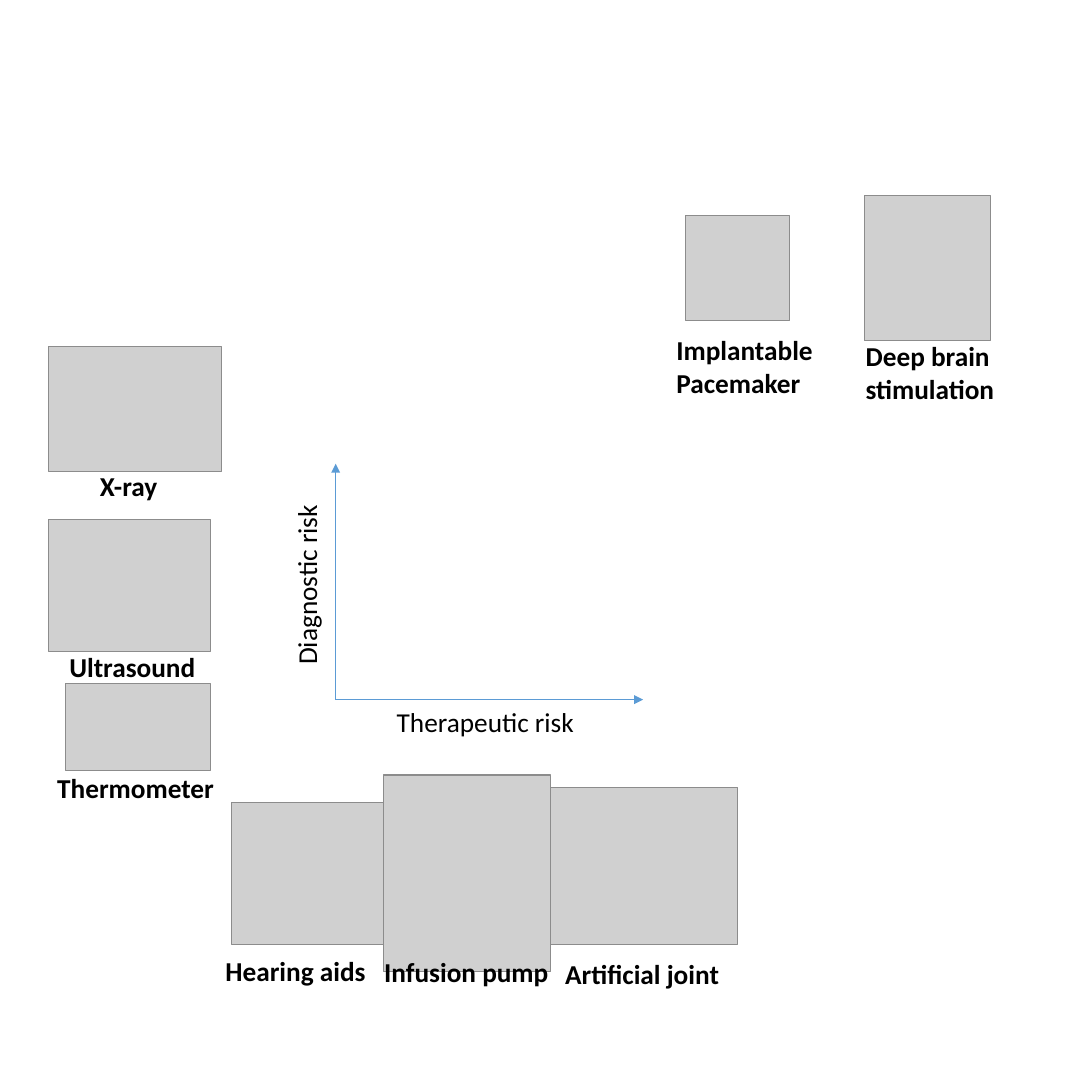
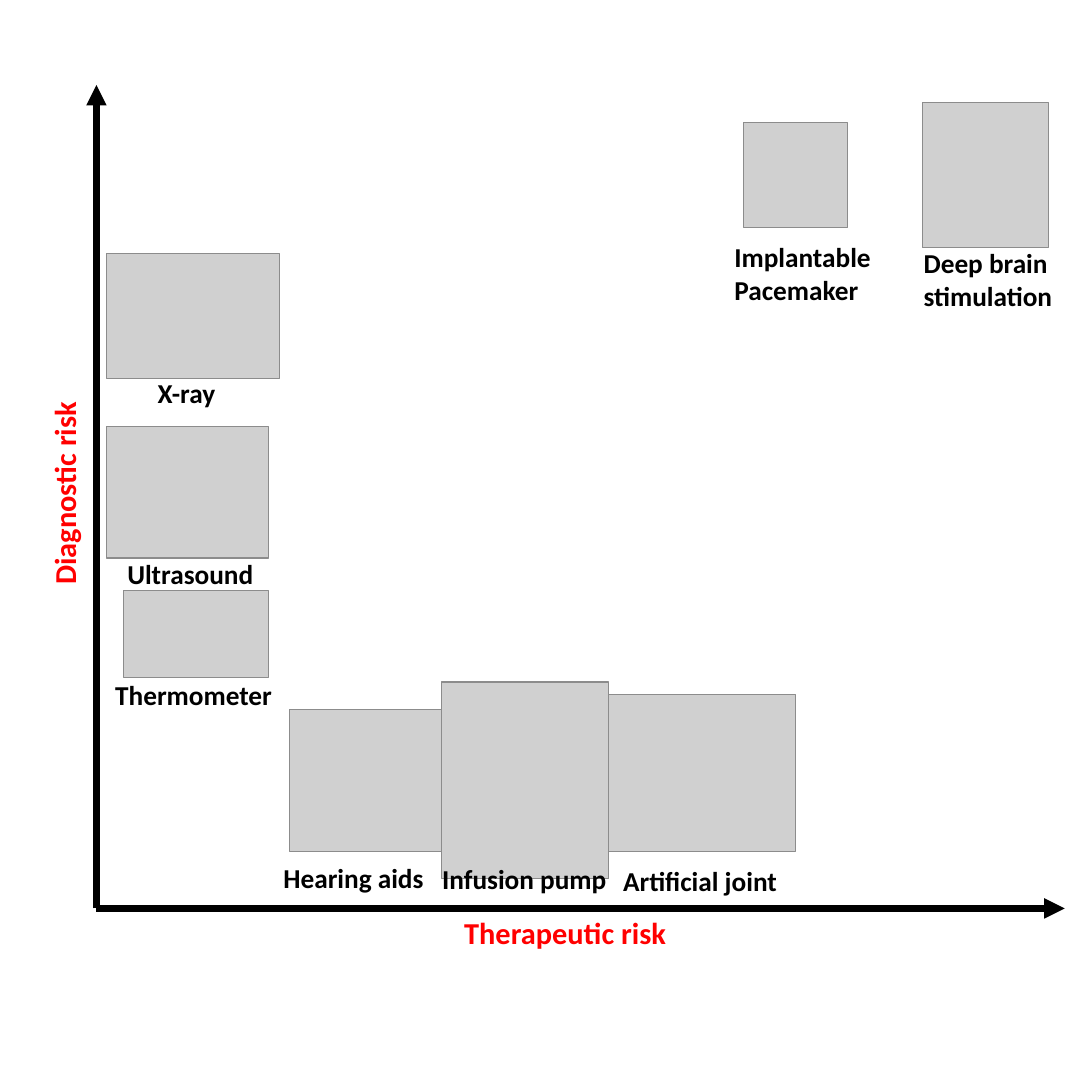
Before and after one commit to mlab-upenn/FnEDA, a slide deck: slide 1 of figs/devices_new.pptx. Drawn at 1092x1092 pixels with LibreOffice and Linux fonts; fonts in the diff are those of the drawing; grey boxes stand for pictures. Boxes give left, top, right and bottom in pixels: in the first picture for what was removed or moved away, otherwise in the second. Text is boxed around its words. In the diff, an @@ line names an element or a change of style, - is before the commit and + after.

```diff
--- a/figs/devices_new.pptx
+++ b/figs/devices_new.pptx
@@ arrow moved from (335, 700) - (335, 464) to (96, 909) - (96, 85) @@
@@ arrow (96, 909) - (96, 85): stroke #5B9BD5 0.5 pt to #000000 4.5 pt @@
@@ picture added at [744, 123, 847, 228] @@
@@ picture removed at [686, 216, 790, 321] @@
@@ 5 texts, 3 pictures: place and size @@
-5 texts, 3 pictures at [49, 341, 994, 989]
+5 texts, 3 pictures at [107, 248, 1052, 896]
@@ text "Diagnostic risk" at [47, 406, 84, 581]: size 18 to 20 pt, text colour #000000 to #FF0000, bold on @@
@@ text "Diagnostic risk": place and size @@
-text "Diagnostic risk" at [291, 508, 324, 662]
+text "Diagnostic risk" at [47, 406, 84, 581]
@@ 2 pictures, 1 text: place and size @@
-2 pictures, 1 text at [66, 478, 385, 945]
+2 pictures, 1 text at [123, 385, 443, 852]
@@ 2 pictures, 2 texts: place and size @@
-2 pictures, 2 texts at [57, 195, 989, 943]
+2 pictures, 2 texts at [115, 103, 1048, 851]
@@ arrow moved from (335, 700) - (643, 700) to (96, 909) - (1065, 909) @@
@@ arrow (96, 909) - (1065, 909): stroke #5B9BD5 0.5 pt to #000000 4.5 pt @@
@@ text "Therapeutic risk": place and size @@
-text "Therapeutic risk" at [397, 713, 574, 737]
+text "Therapeutic risk" at [464, 922, 666, 949]
@@ text "Therapeutic risk" at [464, 922, 666, 949]: size 18 to 20 pt, text colour #000000 to #FF0000, bold on @@
```
Also in this commit, not shown: 9 other files.
